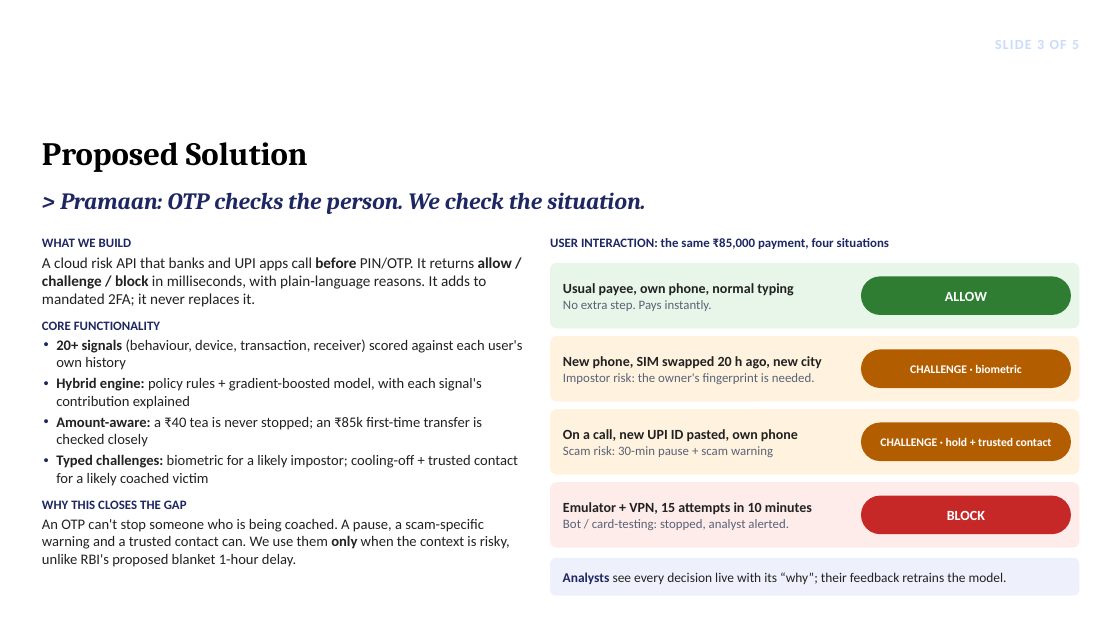
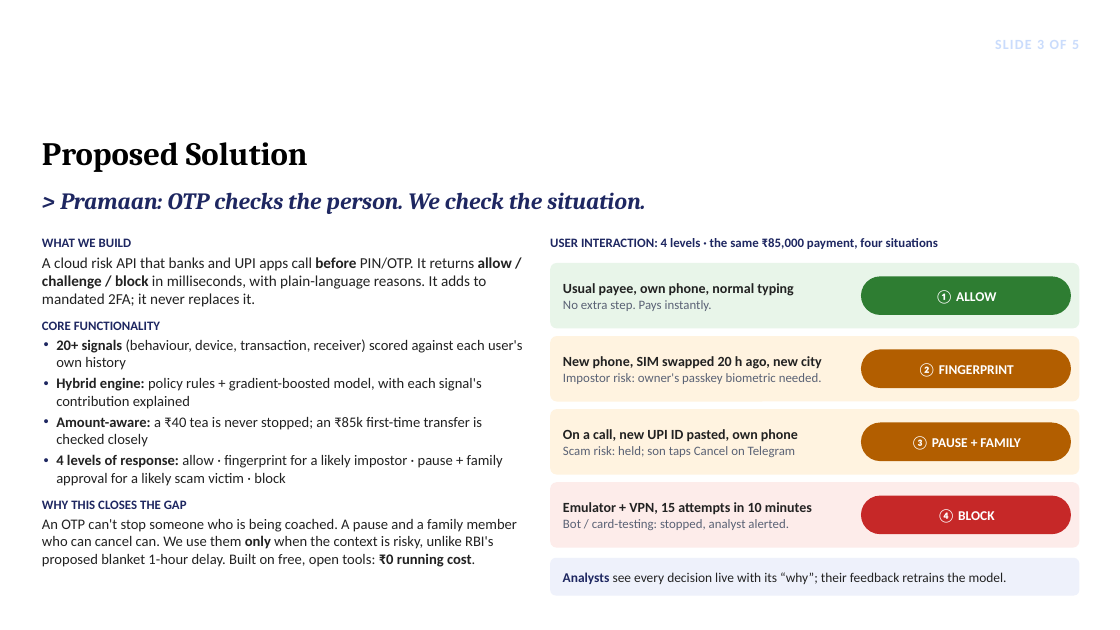
Before and after one commit to bhavyammisra/BIOS-Transaction-Authentication, a slide deck: slide 3 of docs/05-pitch/Pramaan_BIOS_Screening.pptx. Drawn at 1120x630 pixels with LibreOffice and Linux fonts; fonts in the diff are those of the drawing; background and template pictures are left out. Boxes give left, top, right and bottom in pixels: in the first picture for what was removed or moved away, otherwise in the second. Text is boxed around its words. In the diff, an @@ line names an element or a change of style, - is before the commit and + after.

```diff
--- a/docs/05-pitch/Pramaan_BIOS_Screening.pptx
+++ b/docs/05-pitch/Pramaan_BIOS_Screening.pptx
@@ text at <box>550,238,938,249</box>: text changed @@
-USER INTERACTION: the same ₹85,000 payment, four situations
+USER INTERACTION: 4 levels · the same ₹85,000 payment, four situations
@@ text in rounded rectangle at <box>935,290,996,304</box>: text changed; size 12 to 11.5 pt @@
-ALLOW
+① ALLOW
@@ text in rounded rectangle at <box>563,373,822,384</box>: text changed @@
-Impostor risk: the owner's fingerprint is needed.
+Impostor risk: owner's passkey biometric needed.
@@ text in rounded rectangle at <box>918,363,1014,377</box>: text changed; size 10 to 11.5 pt @@
-CHALLENGE · biometric
+② FINGERPRINT
@@ text in rounded rectangle at <box>563,446,796,457</box>: text changed @@
-Scam risk: 30-min pause + scam warning
+Scam risk: held; son taps Cancel on Telegram
@@ text in rounded rectangle at <box>911,436,1020,450</box>: text changed; size 10 to 11.5 pt @@
-CHALLENGE · hold + trusted contact
+③ PAUSE + FAMILY
@@ text at <box>56,454,503,486</box>: text changed @@
-• Typed challenges: biometric for a likely impostor; cooling-off + trusted contact for a likely coached victim
+• 4 levels of response: allow · fingerprint for a likely impostor · pause + family approval for a likely scam victim · block
@@ text in rounded rectangle at <box>937,509,995,523</box>: text changed; size 12 to 11.5 pt @@
-BLOCK
+④ BLOCK
@@ text at <box>42,519,517,567</box>: text changed @@
-An OTP can't stop someone who is being coached. A pause, a scam-specific warning and a trusted contact can. We use them only when the context is risky, unlike RBI's proposed blanket 1-hour delay.
+An OTP can't stop someone who is being coached. A pause and a family member who can cancel can. We use them only when the context is risky, unlike RBI's proposed blanket 1-hour delay. Built on free, open tools: ₹0 running cost.
```
Also in this commit, not shown: 3 other slides changed, 5 other files.
